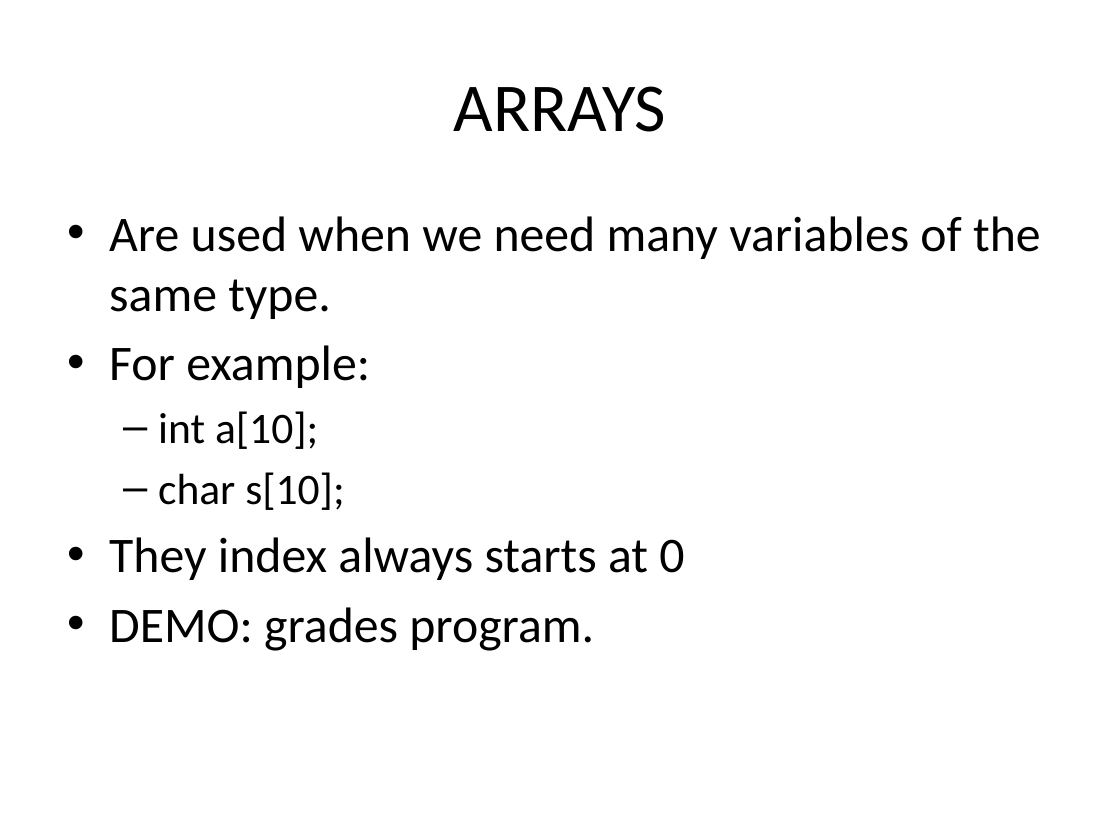
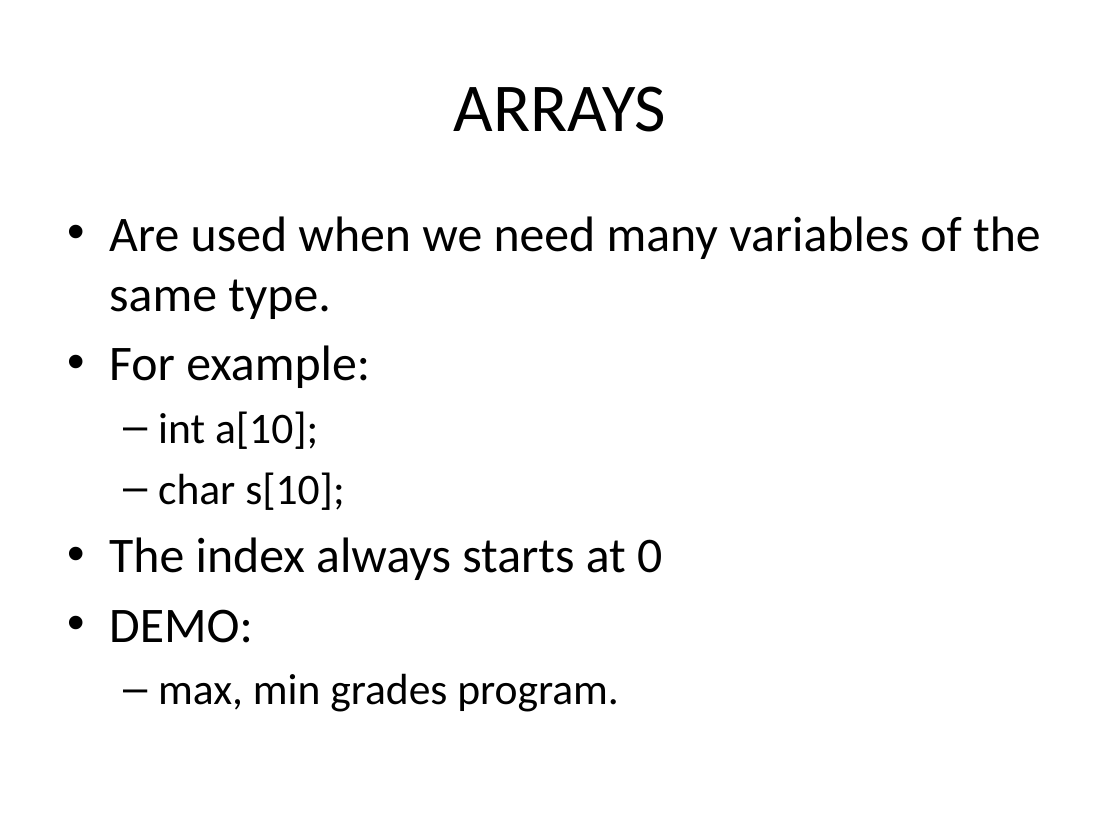
Before and after one commit to kinsidar/Spring2016, a slide deck: slide 14 of Slides/Lesson3.pptx (slide 11 before the commit). Drawn at 1120x840 pixels with LibreOffice and Linux fonts; fonts in the diff are those of the drawing. Boxes give left, top, right and bottom in pixels: in the first picture for what was removed or moved away, otherwise in the second. Text is boxed around its words. In the diff, an @@ line names an element or a change of style, - is before the commit and + after.

```diff
--- a/Slides/Lesson3.pptx
+++ b/Slides/Lesson3.pptx
@@ text at (109, 537, 662, 712): text changed @@
-• They index always starts at 0
-• DEMO: grades program.
+• The index always starts at 0
+• DEMO:
+  – max, min grades program.
```
Also in this commit, not shown: 4 other slides changed, 11 slides added, 1 other file.
